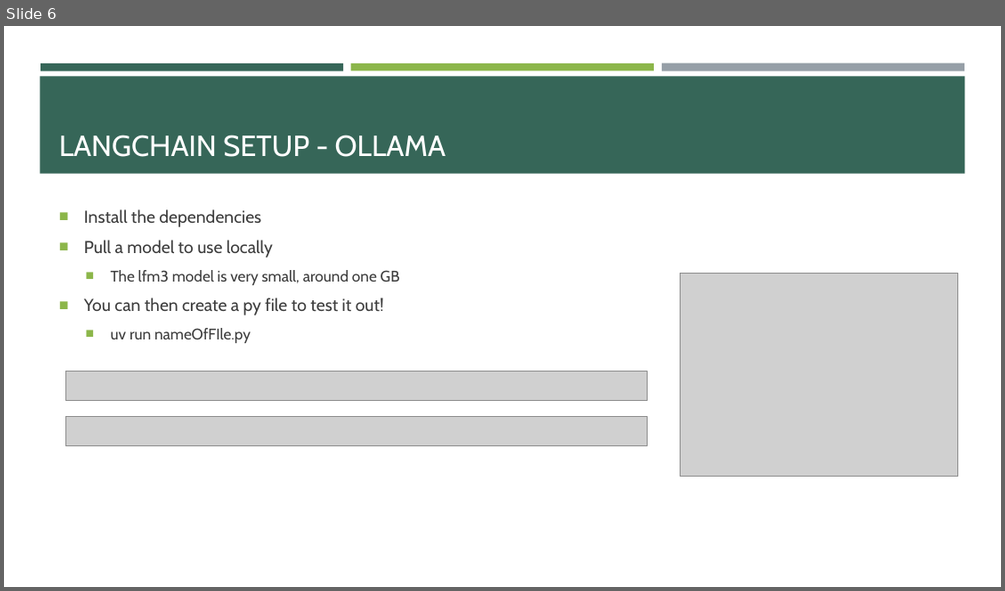
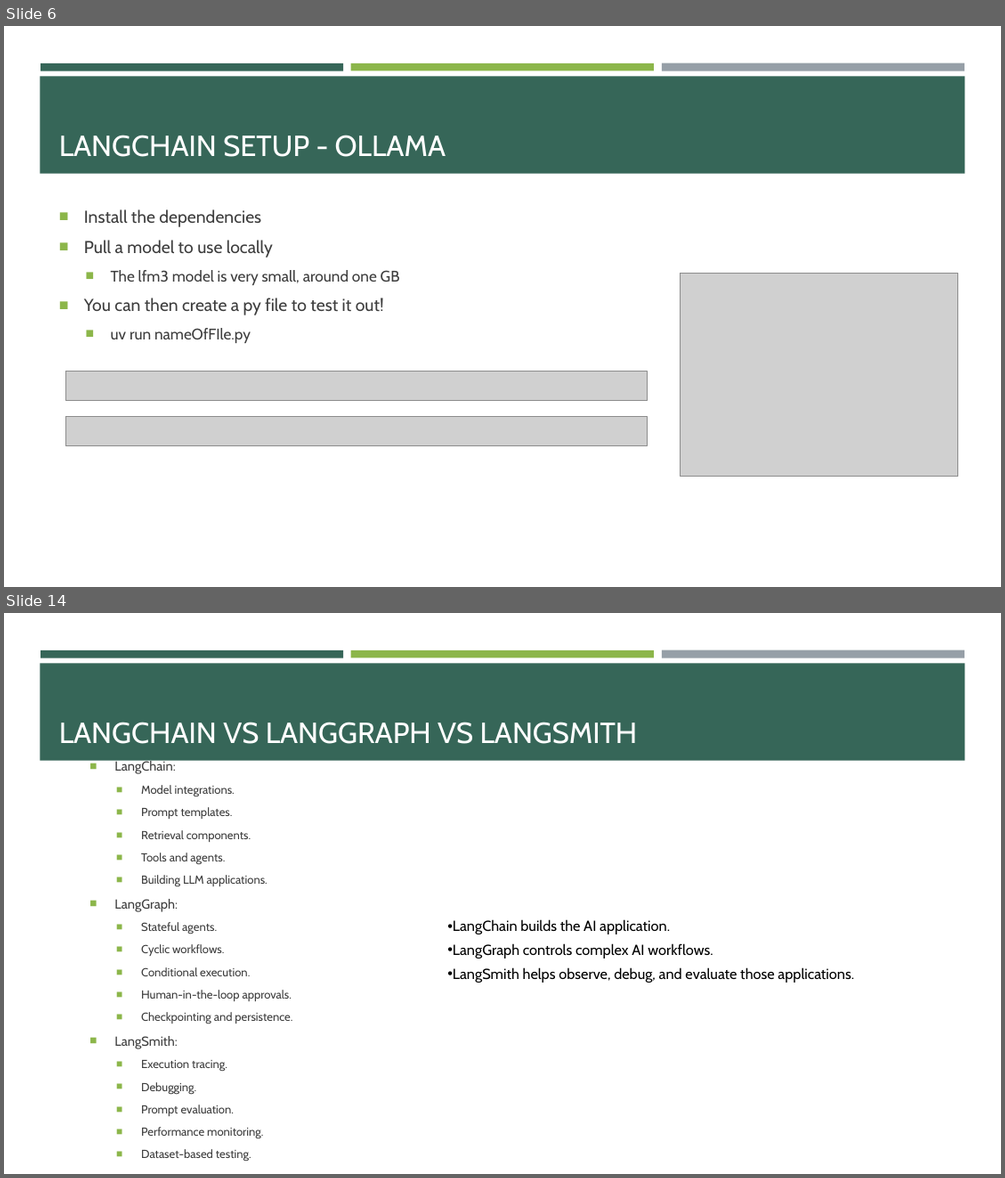
Before and after one commit to e-m-wilson/java-fs, a slide deck: Week_11/langchain.pptx. Shown one above the other, each under a label of ours: slide 6 before the commit, slides 6 and 14 after it; the slides between them are not shown. The pictures are 1005x591 and 1005x1178 pixels, drawn with LibreOffice and Linux fonts; fonts in the diff are those of the drawing; grey boxes stand for pictures. Boxes give left, top, right and bottom in pixels: in the first picture for what was removed or moved away, otherwise in the second. Text is boxed around its words. In the diff, an @@ line names an element or a change of style, - is before the commit and + after.

```diff
--- a/Week_11/langchain.pptx
+++ b/Week_11/langchain.pptx
@@ slide 14 added at [4,613,1001,1174], background #FFFFFF; not listed: 4 template elements that a slide beside it also shows @@
@@ title added at [59,722,638,744], 28 pt, text #FFFFFF @@
+LANGCHAIN VS LANGGRAPH VS LANGSMITH
@@ text added at [114,785,292,1161], 11.2 pt, text #3D3D3D @@
+■ LangChain:
+  ■ Model integrations.
+  ■ Prompt templates.
+  ■ Retrieval components.
+  ■ Tools and agents.
+  ■ Building LLM applications.
+■ LangGraph:
+  ■ Stateful agents.
+  ■ Cyclic workflows.
+  ■ Conditional execution.
+  ■ Human-in-the-loop approvals.
+  ■ Checkpointing and persistence.
+■ LangSmith:
+  ■ Execution tracing.
+  ■ Debugging.
+  ■ Prompt evaluation.
+  ■ Performance monitoring.
+  ■ Dataset-based testing.
@@ text added at [453,919,854,982], 14 pt, text #000000 @@
+• LangChain builds the AI application.
+• LangGraph controls complex AI workflows.
+• LangSmith helps observe, debug, and evaluate those applications.
```
Also in this commit, not shown: 1 slide changed, 11 other slides added, 18 other files.
